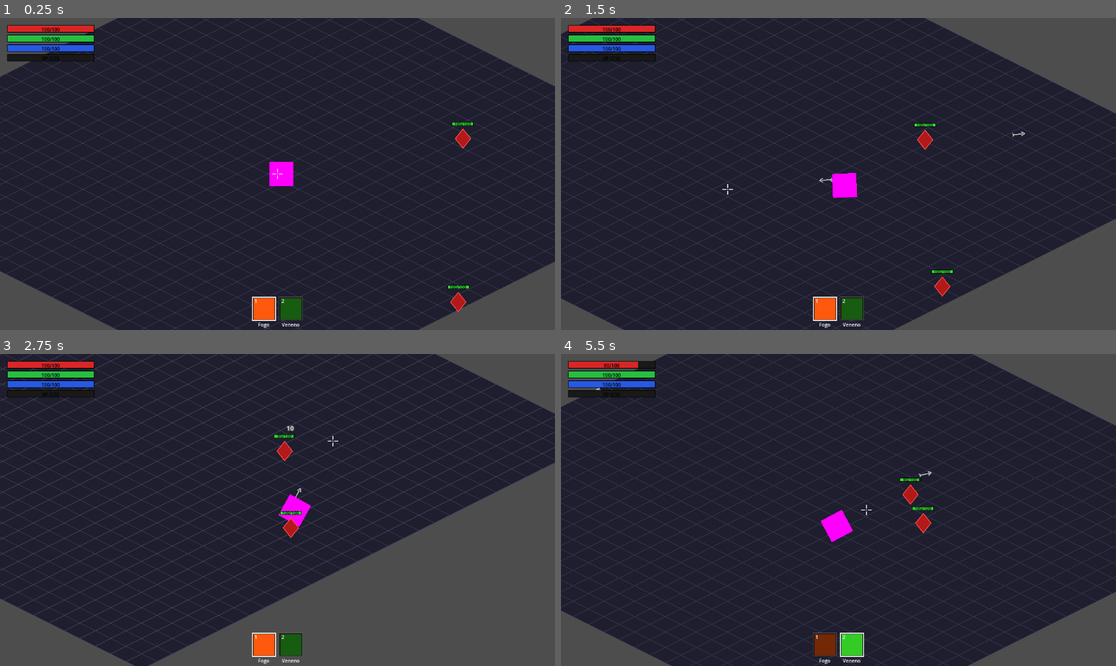
Above: before the commit, frames 1-4 (two rows, left to right).
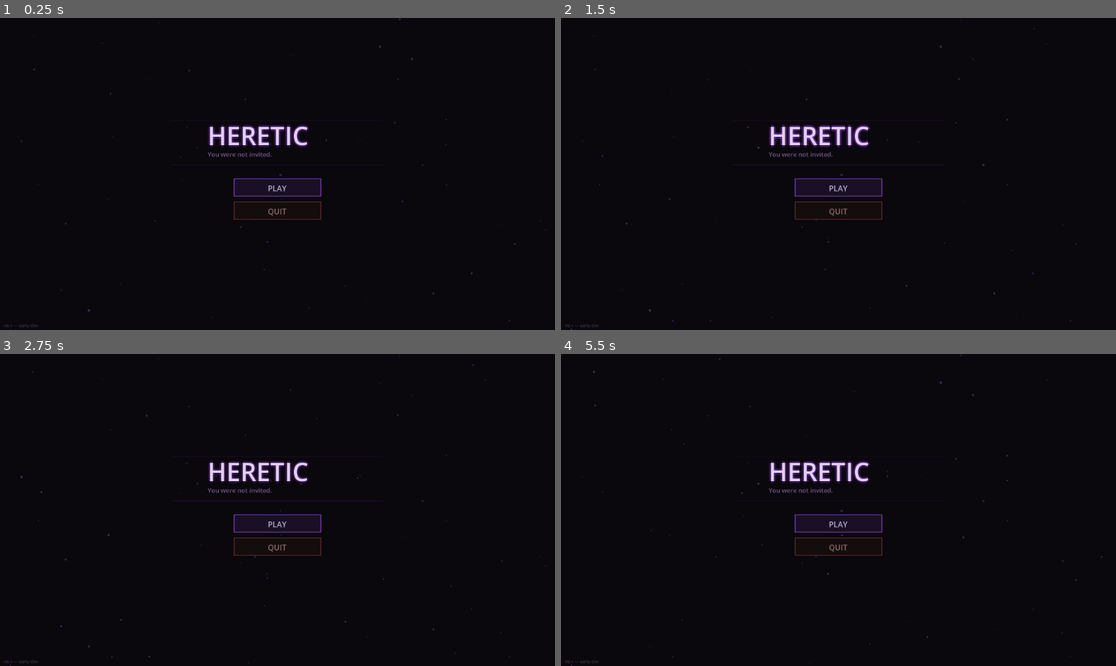
Above: after the commit, the same moments.

Repository: caiojgouvea/arpg
Game: Godot game, scene res://ui/main_menu/main_menu.tscn
The game is run twice, just before and just after one commit, with the same random seed, the same clock (stepped at 60 frames per second) and the same inputs. Before the commit the project starts from res://world/world.tscn.
Inputs (mouse positions are in pixels of both pictures, inside the frame that each line leads up to):
- Up to frame 1 (0.25 s): no input
- Up to frame 2 (1.5 s): tap Enter (ui_accept) at 0.5, 0.77, 0.8, 1.07, 1.35 s; move the mouse to (960, 158) at 0.52 s; hold D (move_right) 0.53-1.28 s; tap R at 0.6 s; click (960, 158) at 0.67 s; move the mouse to (727, 189) at 1.27 s; hold S (move_down) from 1.28 s (still down); click (727, 189) at 1.42 s
- Up to frame 3 (2.75 s): tap Enter (ui_accept) at 1.52, 1.82, 2.3 s; tap R at 1.55 s; move the mouse to (333, 441) at 2.02 s; release S (move_down) at 2.03 s; press the mouse at (333, 441) at 2.03 s; hold D (move_right) from 2.03 s (still down)
- Up to frame 4 (5.5 s): move the mouse to (810, 572) at 2.77 s; release D (move_right) at 2.78 s; release the mouse at (810, 572) at 2.78 s; hold W (move_up) 2.78-3.53 s; tap Space (dash) at 2.85 s; click (810, 572) at 2.92 s; tap Enter (ui_accept) at 3.02, 3.32, 3.77, 3.8, 4.07, 4.52, 4.82, 5.3 s; tap R at 3.05, 3.6, 4.55 s; move the mouse to (1005, 556) at 3.52 s; hold A (move_left) 3.53-5.03 s; click (1005, 556) at 3.67 s; move the mouse to (672, 463) at 4.27 s; tap 1 at 4.35 s; click (672, 463) at 4.42 s; move the mouse to (866, 510) at 5.02 s; hold S (move_down) from 5.03 s (still down); tap 2 at 5.1 s; click (866, 510) at 5.17 s

The runs differ from the first frame. In frame 1, 98% of the frame differs, in the area x 0-100%, y 0-100%; in frame 2, 98%; in frame 3, 98%; in frame 4, 98%.

Commit message:
Tela inicial Heretic, morte volta pro menu
- main_menu.gd: tela atmosferica com particulas, botoes PLAY e QUIT
- project.godot: nome do jogo -> Heretic, cena principal -> main_menu
- hud.gd: morte mostra [R] Retry e [Enter] Menu
- cursor.gd: mouse do sistema aparece ao morrer

Co-Authored-By: Claude Sonnet 4.6 <noreply@anthropic.com>

Diff:
--- a/hud/hud.gd
+++ b/hud/hud.gd
@@ -22,14 +22,13 @@
 	if _levelup_timer > 0.0:
 		_levelup_timer -= delta
 	queue_redraw()
-	if _player != null and _player.dead and Input.is_action_just_pressed("ui_accept"):
-		get_tree().reload_current_scene()
-
-
 func _input(event: InputEvent) -> void:
 	if _player != null and _player.dead:
-		if event is InputEventKey and event.pressed and event.physical_keycode == KEY_R:
-			get_tree().reload_current_scene()
+		if event is InputEventKey and event.pressed:
+			if event.physical_keycode == KEY_R:
+				get_tree().reload_current_scene()
+			elif event.physical_keycode == KEY_ENTER:
+				get_tree().change_scene_to_file("res://ui/main_menu/main_menu.tscn")
 
 
 func _draw() -> void:
@@ -68,7 +67,7 @@
 	draw_rect(Rect2(Vector2.ZERO, vp), Color(0.0, 0.0, 0.0, 0.65))
 	draw_string(font, Vector2(0.0, vp.y / 2.0 - 20.0), "YOU'VE DIED",
 			HORIZONTAL_ALIGNMENT_CENTER, vp.x, 32, Color(0.85, 0.1, 0.1))
-	draw_string(font, Vector2(0.0, vp.y / 2.0 + 20.0), "[R] Retry or [Enter] Main Menu",
+	draw_string(font, Vector2(0.0, vp.y / 2.0 + 20.0), "[R] Retry   [Enter] Menu",
 			HORIZONTAL_ALIGNMENT_CENTER, vp.x, 14, Color(0.7, 0.7, 0.7))
 
 
--- a/project.godot
+++ b/project.godot
@@ -10,14 +10,10 @@
 
 [application]
 
-config/name="ARPG"
-run/main_scene="uid://bgpksmouulo7t"
+config/name="Heretic"
+run/main_scene="res://ui/main_menu/main_menu.tscn"
 config/features=PackedStringArray("4.6", "Forward Plus")
 config/icon="res://icon.svg"
-
-[physics]
-
-3d/physics_engine="Jolt Physics"
 
 [input]
 
@@ -57,6 +53,10 @@
 ]
 }
 
+[physics]
+
+3d/physics_engine="Jolt Physics"
+
 [rendering]
 
 rendering_device/driver.windows="d3d12"
--- /dev/null
+++ b/ui/main_menu/main_menu.gd
@@ -0,0 +1,104 @@
+extends Node2D
+
+const WORLD_SCENE = "res://world/world.tscn"
+
+var _play_rect  := Rect2()
+var _quit_rect  := Rect2()
+var _hovered    := ""
+var _time       := 0.0
+
+
+func _process(delta: float) -> void:
+	_time += delta
+	queue_redraw()
+	var mouse := get_viewport().get_mouse_position()
+	var new_hover := ""
+	if _play_rect.has_point(mouse): new_hover = "play"
+	elif _quit_rect.has_point(mouse): new_hover = "quit"
+	if new_hover != _hovered:
+		_hovered = new_hover
+
+
+func _input(event: InputEvent) -> void:
+	if event is InputEventMouseButton and event.pressed and event.button_index == MOUSE_BUTTON_LEFT:
+		if _play_rect.has_point(event.position):
+			get_tree().change_scene_to_file(WORLD_SCENE)
+		elif _quit_rect.has_point(event.position):
+			get_tree().quit()
+
+
+func _draw() -> void:
+	var font := ThemeDB.fallback_font
+	var vp   := get_viewport_rect().size
+	var cx   := vp.x / 2.0
+	var cy   := vp.y / 2.0
+
+	# Fundo
+	draw_rect(Rect2(Vector2.ZERO, vp), Color(0.04, 0.03, 0.05))
+
+	# Partículas de fundo (estrelas/faíscas atmosféricas)
+	var rng := RandomNumberGenerator.new()
+	rng.seed = 42
+	for i in 80:
+		var px := rng.randf_range(0, vp.x)
+		var py := rng.randf_range(0, vp.y)
+		var pulse := sin(_time * rng.randf_range(0.5, 1.5) + rng.randf_range(0, TAU))
+		var alpha := remap(pulse, -1.0, 1.0, 0.05, 0.35)
+		var size  := rng.randf_range(1.0, 2.5)
+		draw_circle(Vector2(px, py), size, Color(0.6, 0.4, 0.9, alpha))
+
+	# Linha decorativa topo
+	var line_alpha := 0.18 + sin(_time * 0.7) * 0.06
+	draw_line(Vector2(cx - 220, cy - 110), Vector2(cx + 220, cy - 110),
+			Color(0.5, 0.2, 0.8, line_alpha), 1.0)
+
+	# Título — HERETIC
+	var title_y   := cy - 60.0
+	var title_sz  := 52
+	var glow_alpha := 0.08 + sin(_time * 1.2) * 0.04
+
+	# Glow atrás do título
+	for off in [Vector2(-2,0), Vector2(2,0), Vector2(0,-2), Vector2(0,2)]:
+		draw_string(font, Vector2(cx - 145, title_y) + off * 2.0, "HERETIC",
+				HORIZONTAL_ALIGNMENT_LEFT, -1, title_sz, Color(0.6, 0.2, 0.9, glow_alpha * 3))
+	draw_string(font, Vector2(cx - 145, title_y), "HERETIC",
+			HORIZONTAL_ALIGNMENT_LEFT, -1, title_sz, Color(0.88, 0.82, 0.95))
+
+	# Subtítulo
+	draw_string(font, Vector2(cx - 145, title_y + 24), "You were not invited.",
+			HORIZONTAL_ALIGNMENT_LEFT, -1, 13, Color(0.45, 0.35, 0.55))
+
+	# Linha decorativa abaixo do título
+	draw_line(Vector2(cx - 220, cy - 18), Vector2(cx + 220, cy - 18),
+			Color(0.5, 0.2, 0.8, line_alpha), 1.0)
+
+	# Botão PLAY
+	var bw := 180.0
+	var bh := 36.0
+	var play_x := cx - bw / 2.0
+	var play_y := cy + 10.0
+	_play_rect = Rect2(play_x, play_y, bw, bh)
+	var play_hover := _hovered == "play"
+	var play_fill  := Color(0.18, 0.1, 0.25) if play_hover else Color(0.1, 0.06, 0.15)
+	var play_bord  := Color(0.65, 0.3, 0.9) if play_hover else Color(0.4, 0.2, 0.6)
+	draw_rect(_play_rect, play_fill)
+	draw_rect(_play_rect, play_bord, false, 1.5)
+	draw_string(font, Vector2(play_x, play_y + bh - 10.0), "PLAY",
+			HORIZONTAL_ALIGNMENT_CENTER, bw, 16,
+			Color(0.9, 0.85, 1.0) if play_hover else Color(0.7, 0.65, 0.8))
+
+	# Botão QUIT
+	var quit_y := play_y + bh + 12.0
+	_quit_rect = Rect2(play_x, quit_y, bw, bh)
+	var quit_hover := _hovered == "quit"
+	var quit_fill  := Color(0.15, 0.06, 0.06) if quit_hover else Color(0.08, 0.05, 0.05)
+	var quit_bord  := Color(0.6, 0.2, 0.2) if quit_hover else Color(0.3, 0.15, 0.15)
+	draw_rect(_quit_rect, quit_fill)
+	draw_rect(_quit_rect, quit_bord, false, 1.5)
+	draw_string(font, Vector2(play_x, quit_y + bh - 10.0), "QUIT",
+			HORIZONTAL_ALIGNMENT_CENTER, bw, 16,
+			Color(0.9, 0.7, 0.7) if quit_hover else Color(0.55, 0.4, 0.4))
+
+	# Versão
+	draw_string(font, Vector2(8, vp.y - 6), "v0.1 — early dev",
+			HORIZONTAL_ALIGNMENT_LEFT, -1, 9, Color(0.25, 0.2, 0.3))
--- /dev/null
+++ b/ui/main_menu/main_menu.tscn
@@ -0,0 +1,6 @@
+[gd_scene format=3 uid="uid://main_menu_heretic"]
+
+[ext_resource type="Script" path="res://ui/main_menu/main_menu.gd" id="1_mainmenu"]
+
+[node name="MainMenu" type="Node2D"]
+script = ExtResource("1_mainmenu")
--- a/world/cursor.gd
+++ b/world/cursor.gd
@@ -12,11 +12,14 @@
 
 
 func _process(_delta: float) -> void:
+	var player := get_tree().get_first_node_in_group("player")
+	var dead: bool = player != null and player.dead
 	var paused := get_tree().paused
-	visible = not paused
-	if paused:
+	if paused or dead:
+		visible = false
 		Input.set_mouse_mode(Input.MOUSE_MODE_VISIBLE)
 	else:
+		visible = true
 		Input.set_mouse_mode(Input.MOUSE_MODE_HIDDEN)
 		global_position = get_global_mouse_position()
 
